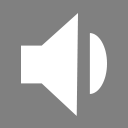
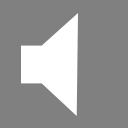
Layer changes from the first 128 × 128 image to the second:
hid "Ellipse 1" over [89, 33, 107, 94]
